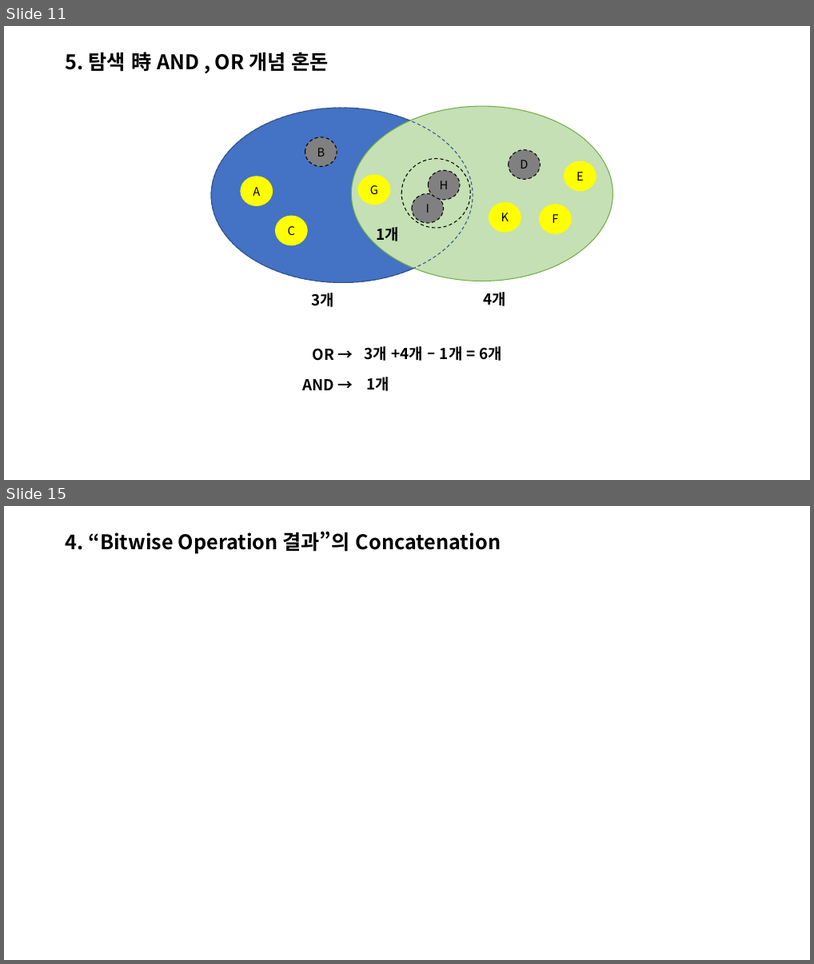
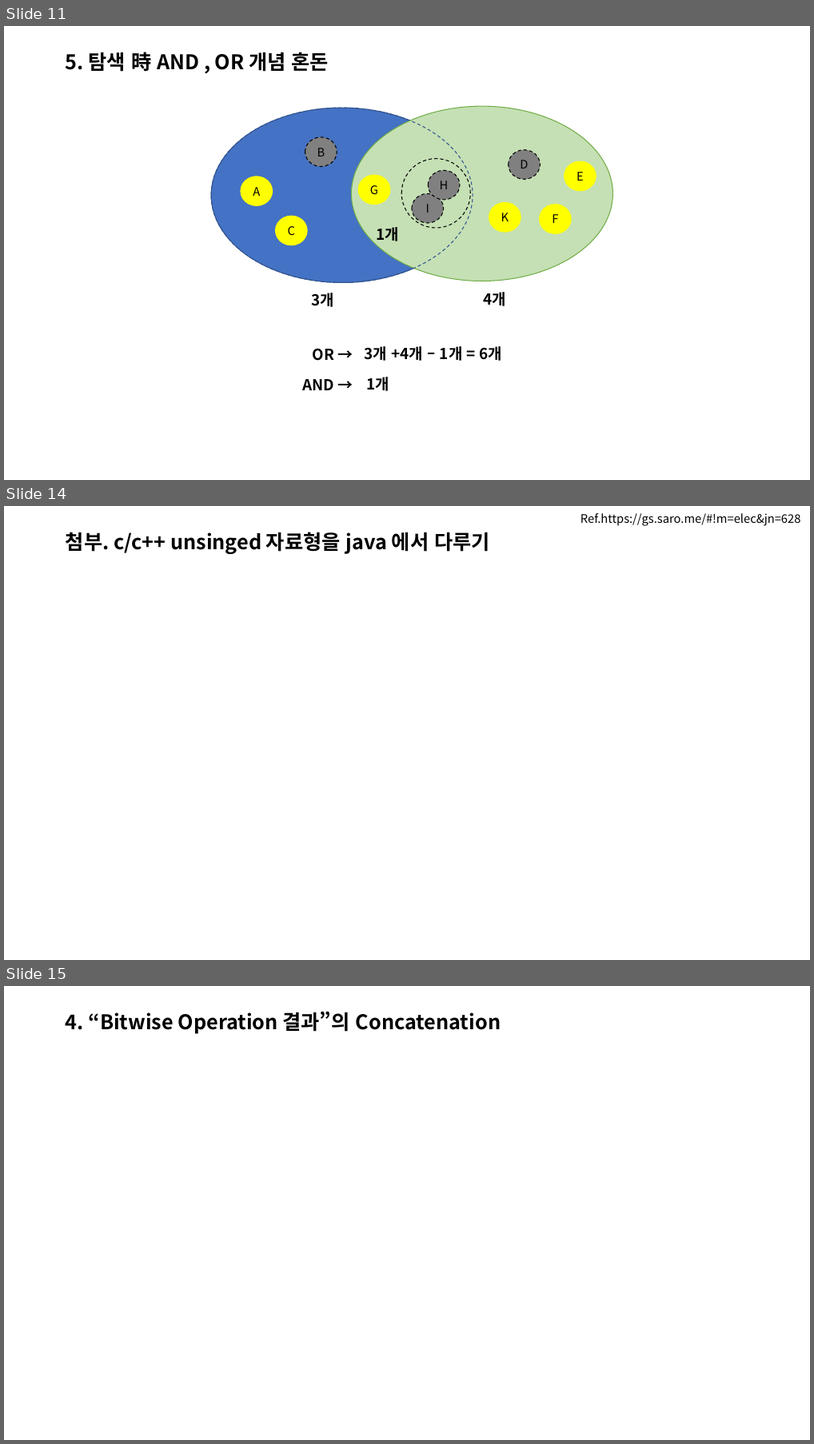
Before and after one commit to rby011/Examples, a slide deck: MidExcersize/오답노트.pptx. Shown one above the other, each under a label of ours: slides 11 and 15 before the commit, slides 11, 14 and 15 after it; the slides between them are not shown. The pictures are 814x964 and 814x1444 pixels, drawn with LibreOffice and Linux fonts; fonts in the diff are those of the drawing. Boxes give left, top, right and bottom in pixels: in the first picture for what was removed or moved away, otherwise in the second. Text is boxed around its words. In the diff, an @@ line names an element or a change of style, - is before the commit and + after.

```diff
--- a/MidExcersize/오답노트.pptx
+++ b/MidExcersize/오답노트.pptx
@@ slide 14 added at box(4, 506, 810, 960), background #FFFFFF @@
@@ text added at box(581, 513, 802, 526), 14 pt, text #000000 @@
+Ref.https://gs.saro.me/#!m=elec&jn=628
@@ title added at box(66, 532, 490, 554), 24 pt, text #000000, bold @@
+첨부. c/c++ unsinged 자료형을 java 에서 다루기
```
Also in this commit, not shown: 3 slides changed, 1 other slide added, 2 slides removed, 2 other files.
